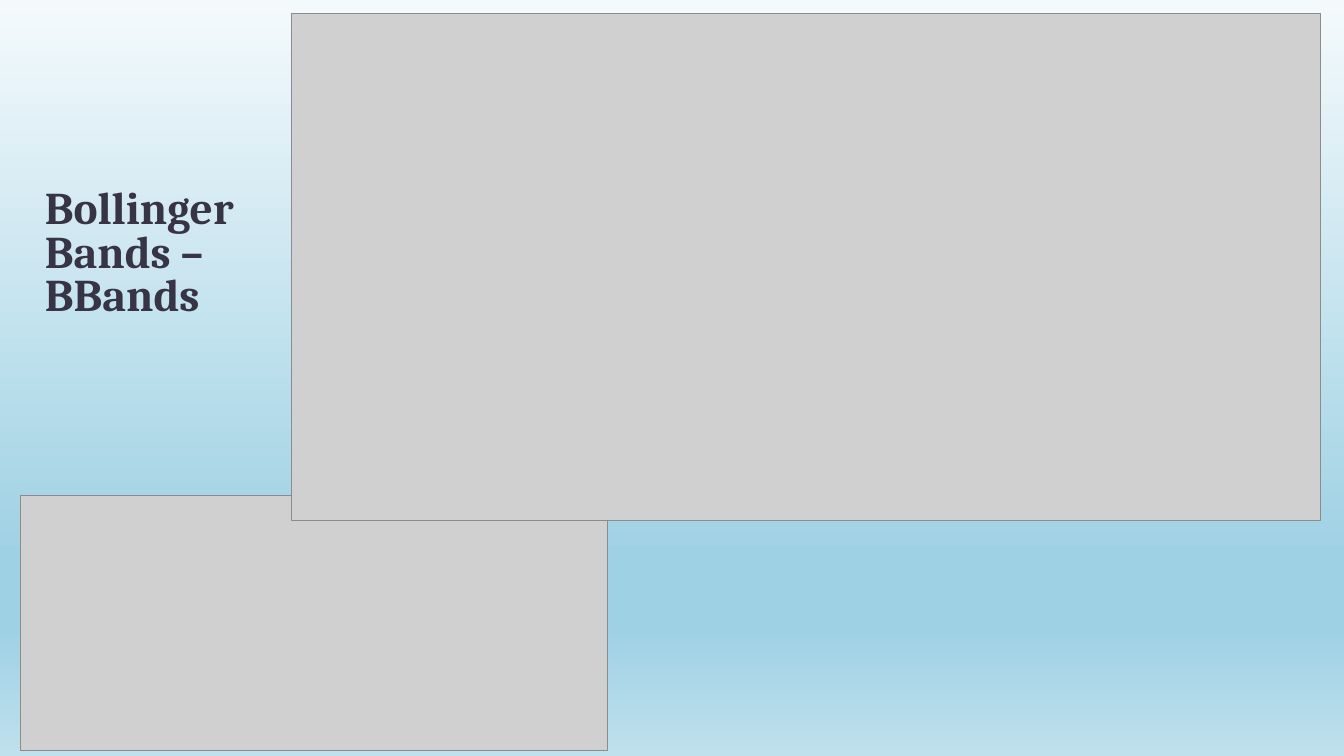
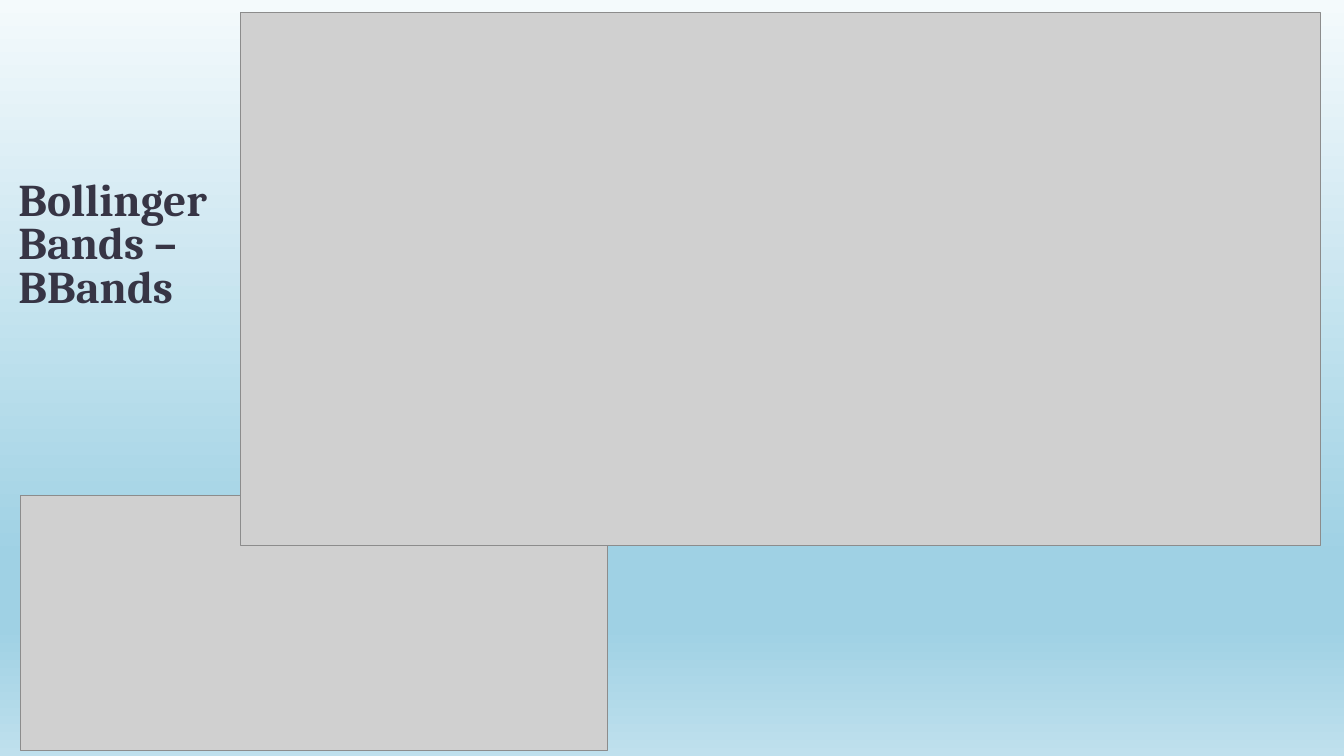
Before and after one commit to JaySiu/Investment-Information-Feed-System, a slide deck: slide 7 of doc/Project Idea Introdution.pptx. Drawn at 1344x756 pixels with LibreOffice and Linux fonts; fonts in the diff are those of the drawing; grey boxes stand for pictures. Boxes give left, top, right and bottom in pixels: in the first picture for what was removed or moved away, otherwise in the second. Text is boxed around its words. In the diff, an @@ line names an element or a change of style, - is before the commit and + after.

```diff
--- a/doc/Project Idea Introdution.pptx
+++ b/doc/Project Idea Introdution.pptx
@@ picture resized from (x1=291, y1=13, x2=1321, y2=521) to (x1=240, y1=13, x2=1321, y2=546) @@
@@ title "Bollinger Bands – BBands" moved from (x1=45, y1=192, x2=234, y2=312) to (x1=18, y1=184, x2=207, y2=304) @@
```
Also in this commit, not shown: 1 slide added, 32 other files.
